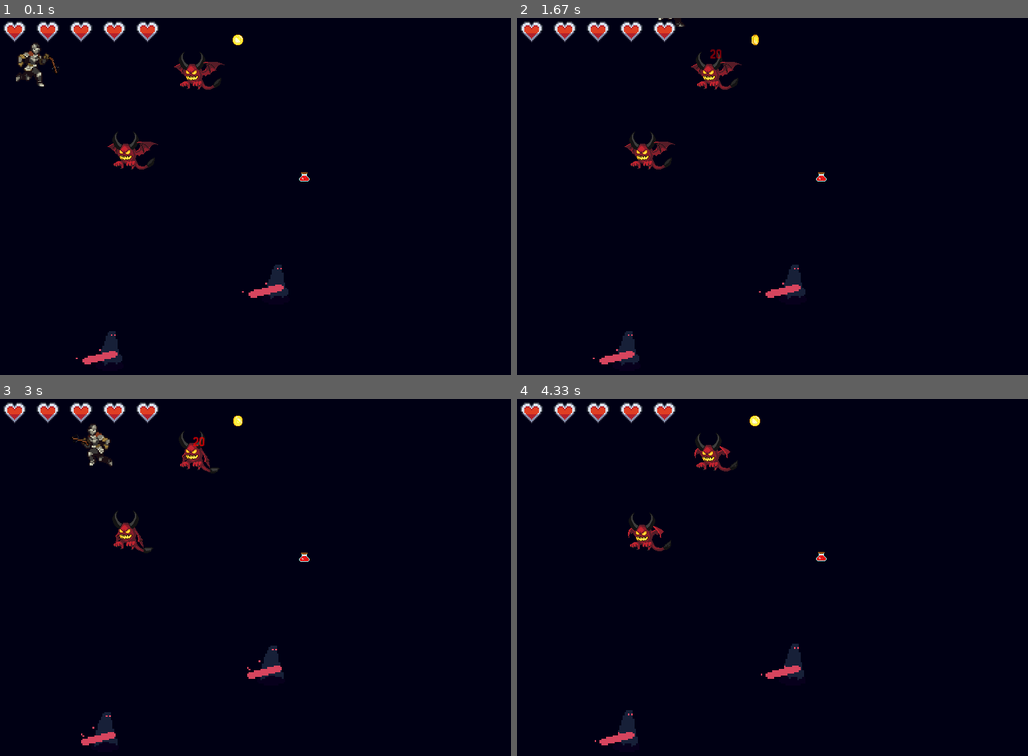
Above: before the commit, frames 1-4 (two rows, left to right).
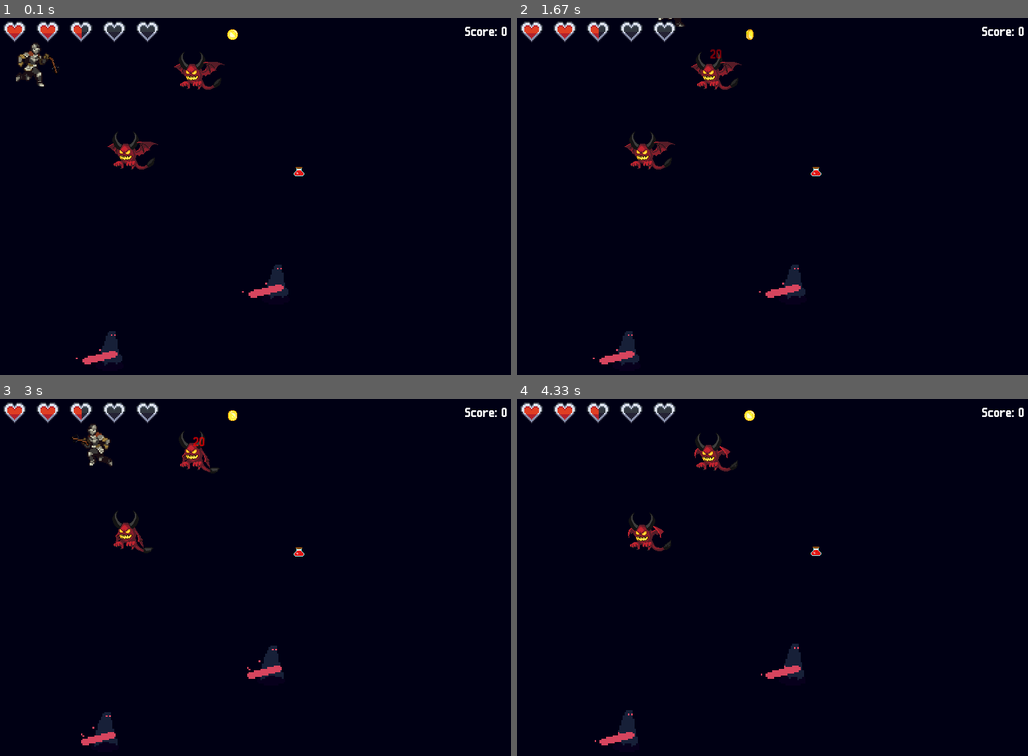
Above: after the commit, the same moments.

Repository: JuanseBencegues/VideoJuegoBasico-Pygame
Game: pygame game, started from main.py
The game is run twice, just before and just after one commit, with the same random seed, the same clock (stepped at 60 frames per second) and the same inputs.
Inputs (mouse positions are in pixels of both pictures, inside the frame that each line leads up to):
- Up to frame 1 (0.1 s): no input
- Up to frame 2 (1.67 s): hold D 0.33-0.8 s; move the mouse to (762, 235) at 0.37 s; hold W 0.83-1.13 s; move the mouse to (951, 207) at 0.87 s; click (833, 307) at 1.22 s; hold D from 1.5 s (still down); click (619, 157) at 1.58 s
- Up to frame 3 (3 s): release D at 1.97 s; hold A 2-2.53 s; click (342, 459) at 2.08 s; hold S 2.57-2.87 s; click (327, 634) at 2.65 s; hold A from 2.9 s (still down); click (275, 463) at 2.98 s
- Up to frame 4 (4.33 s): release A at 3.3 s; hold W 3.33-3.7 s; click (593, 588) at 3.42 s

The runs differ from the first frame. In frame 1, 0.4% of the frame differs, in the area x 15-100%, y 2-46%; in frame 2, 0.4%; in frame 3, 0.4%; in frame 4, 0.4%.

Commit message:
Puntaje y curacion

Diff:
--- a/constantes.py
+++ b/constantes.py
@@ -32,3 +32,4 @@
 # Items
 ESCALA_POCION = 1
 ESCALA_MONEDA = 1
+CURACION_POCION = 100 / CANTIDAD_CORAZONES # 1 corazon
--- a/items.py
+++ b/items.py
@@ -1,4 +1,5 @@
 import pygame.sprite
+import constantes
 
 """ La clase importada sprite YA TIENE SU PROPIO UPDATE """
 class Item(pygame.sprite.Sprite):
@@ -10,9 +11,20 @@
         self.update_time = pygame.time.get_ticks()
         self.image = self.animation_list[self.frame_index]
         self.rect = self.image.get_rect()
-        self.rect = (x,y)
+        self.rect.center = (x,y)
 
-    def update(self):
+    def update(self, personaje):
+        #Comprobar colision
+        if self.rect.colliderect(personaje.forma):
+            #monedas
+            if self.item_type == 0:
+                personaje.score += 1
+            elif self.item_type == 1:
+                personaje.energia += constantes.CURACION_POCION
+                if personaje.energia > 100:
+                    personaje.energia = 100
+            self.kill()
+
         cooldown_animacion = 100
         self.image = self.animation_list[self.frame_index]
         if pygame.time.get_ticks() - self.update_time >= cooldown_animacion:
--- a/main.py
+++ b/main.py
@@ -32,6 +32,10 @@
             c_mitad_dibujado = True
         else:
             ventana.blit(corazon_vacio,(5+i*50,5))
+
+def dibujar_texto(texto, fuente, color, x, y):
+    img = fuente.render(texto, True, color)
+    ventana.blit(img, (x,y))
 
 #---------------- Pantalla ----------------
 #Inicia pygame
@@ -103,7 +107,7 @@
 #---------------- Personajes ----------------
 
 #Crear un jugador de la clase personaje
-jugador  = Personaje(50,70,animaciones, 100)
+jugador  = Personaje(50,70,animaciones, 40)
 #definir variables de movimiento del jugador
 mover_arriba = False
 mover_abajo = False
@@ -194,7 +198,7 @@
     grupo_damage_text.update()
 
     #Actualiza items
-    grupo_items.update()
+    grupo_items.update(jugador)
 
     #---------------- Dibujar ----------------
     # al jugador
@@ -209,12 +213,15 @@
         bala.dibujar(ventana)
     # corazones
     vida_jugador()
-    # textos
+    # textos de puntuacion
+    dibujar_texto(f"Score: {jugador.score}", font, (255,255,255), 700, 13)
+    # textos de daño
     grupo_damage_text.draw(ventana)
     # items
     grupo_items.draw(ventana)
 
-    #recorre los posibles distintos eventos que se ejecuten
+    #---------------- Eventos ----------------
+    #movimiento del jugador
     for event in pygame.event.get(): #event.get entrega la lista de todos los eventos que pueden ocurrir
         if event.type == pygame.QUIT:
             #event.type muestra que tipo de evento es
--- a/personaje.py
+++ b/personaje.py
@@ -4,6 +4,7 @@
 class Personaje():
     def __init__(self, x, y, animaciones, energia):
         #Invertir horizontalmente al jugador
+        self.score = 0
         self.flip = False
         self.vivo = True
         self.energia = energia
